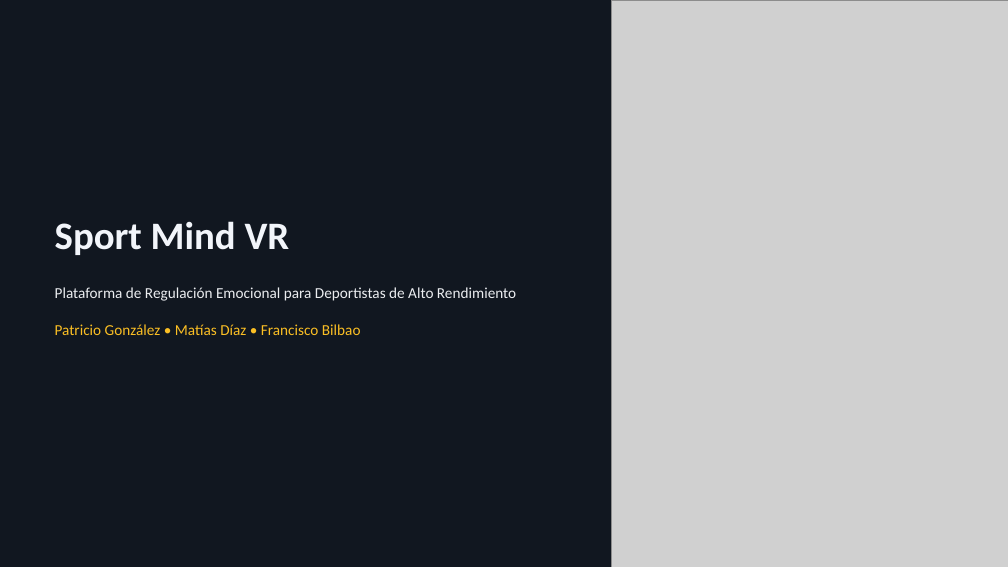
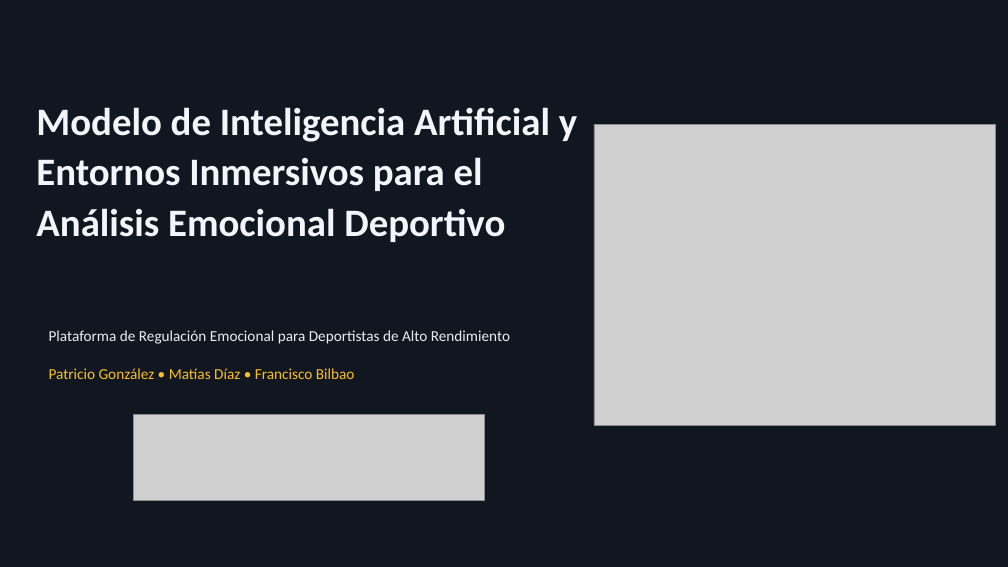
Before and after one commit to PatoGonzalezz/SportMind_VR, a slide deck: slide 1 of Fase 1/Evidencias Grupales/Sportmind presentacion1.pptx. Drawn at 1008x567 pixels with LibreOffice and Linux fonts; fonts in the diff are those of the drawing; grey boxes stand for pictures; background and template pictures are left out; a plain dark background stands for a picture behind light text. Boxes give left, top, right and bottom in pixels: in the first picture for what was removed or moved away, otherwise in the second. Text is boxed around its words. In the diff, an @@ line names an element or a change of style, - is before the commit and + after.

```diff
--- a/Fase 1/Evidencias Grupales/Sportmind presentacion1.pptx
+++ b/Fase 1/Evidencias Grupales/Sportmind presentacion1.pptx
@@ text added at <box>36,107,577,242</box>, 37 pt, text #F2F5FA, bold @@
+Modelo de Inteligencia Artificial y Entornos Inmersivos para el Análisis Emocional Deportivo
@@ picture: place and size @@
-picture at <box>611,0,1008,567</box>
+picture at <box>594,125,996,426</box>
@@ text removed at <box>55,221,290,255</box> @@
-Sport Mind VR
@@ text "Plataforma de Regulación Emocional para ...": place and size @@
-text "Plataforma de Regulación Emocional para ..." at <box>55,287,516,335</box>
+text "Plataforma de Regulación Emocional para ..." at <box>49,330,510,379</box>
@@ picture added at <box>133,414,485,501</box> @@
```
Also in this commit, not shown: 6 other slides changed, 4 slides added, 3 slides removed, 2 other files.
